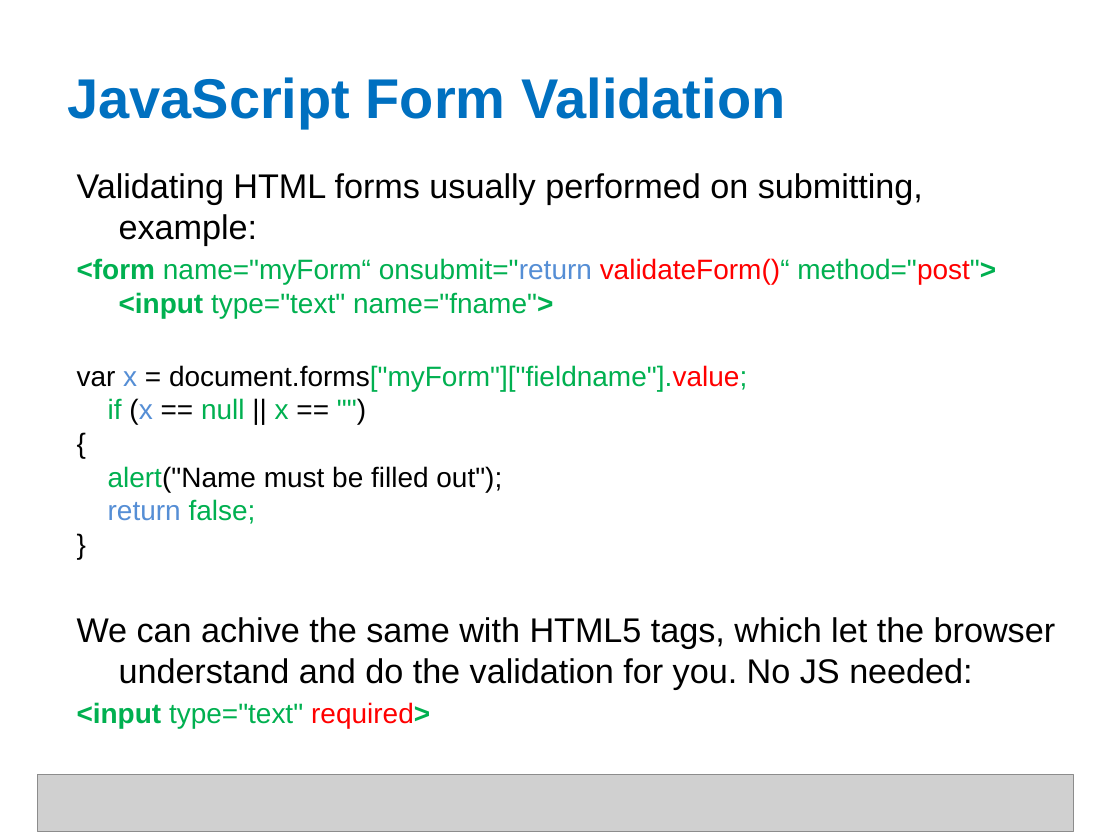
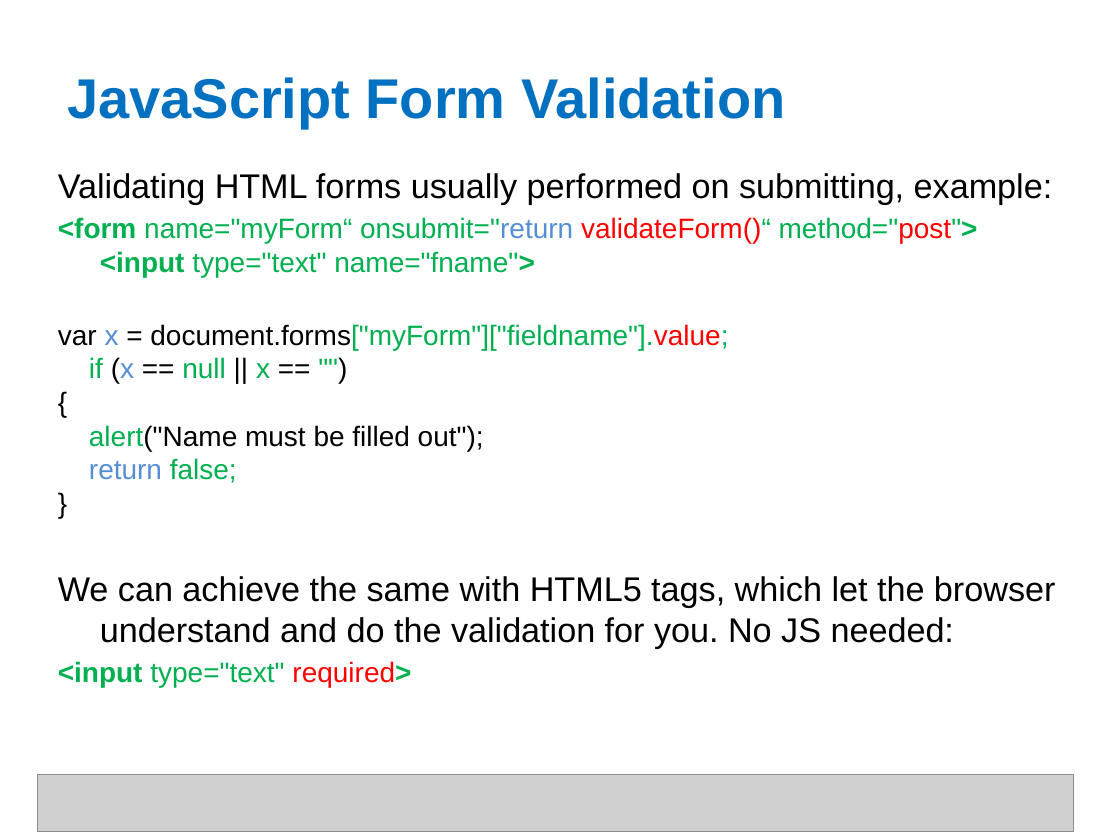
Before and after one commit to shyamTum/JavaScript, a slide deck: slide 31 of Final.pptx. Drawn at 1120x840 pixels with LibreOffice and Linux fonts; fonts in the diff are those of the drawing; grey boxes stand for pictures. Boxes give left, top, right and bottom in pixels: in the first picture for what was removed or moved away, otherwise in the second. Text is boxed around its words. In the diff, an @@ line names an element or a change of style, - is before the commit and + after.

Commit message:
- Updated Slides

```diff
--- a/Final.pptx
+++ b/Final.pptx
@@ text "Validating HTML forms usually performed ...": place and size @@
-text "Validating HTML forms usually performed ..." at [77, 173, 1055, 728]
+text "Validating HTML forms usually performed ..." at [58, 173, 1056, 687]
@@ text at [58, 576, 1056, 648]: text changed @@
-We can achive the same with HTML5 tags, which let the browser understand and do the validation for you. No JS needed:
+We can achieve the same with HTML5 tags, which let the browser understand and do the validation for you. No JS needed:
```
Also in this commit, not shown: 4 other slides changed, 1 other file.
